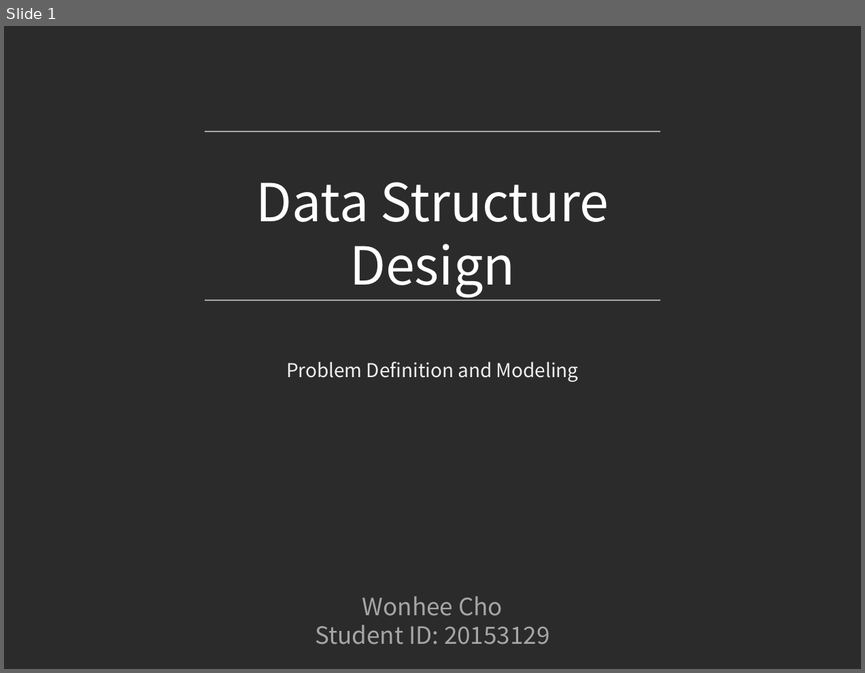
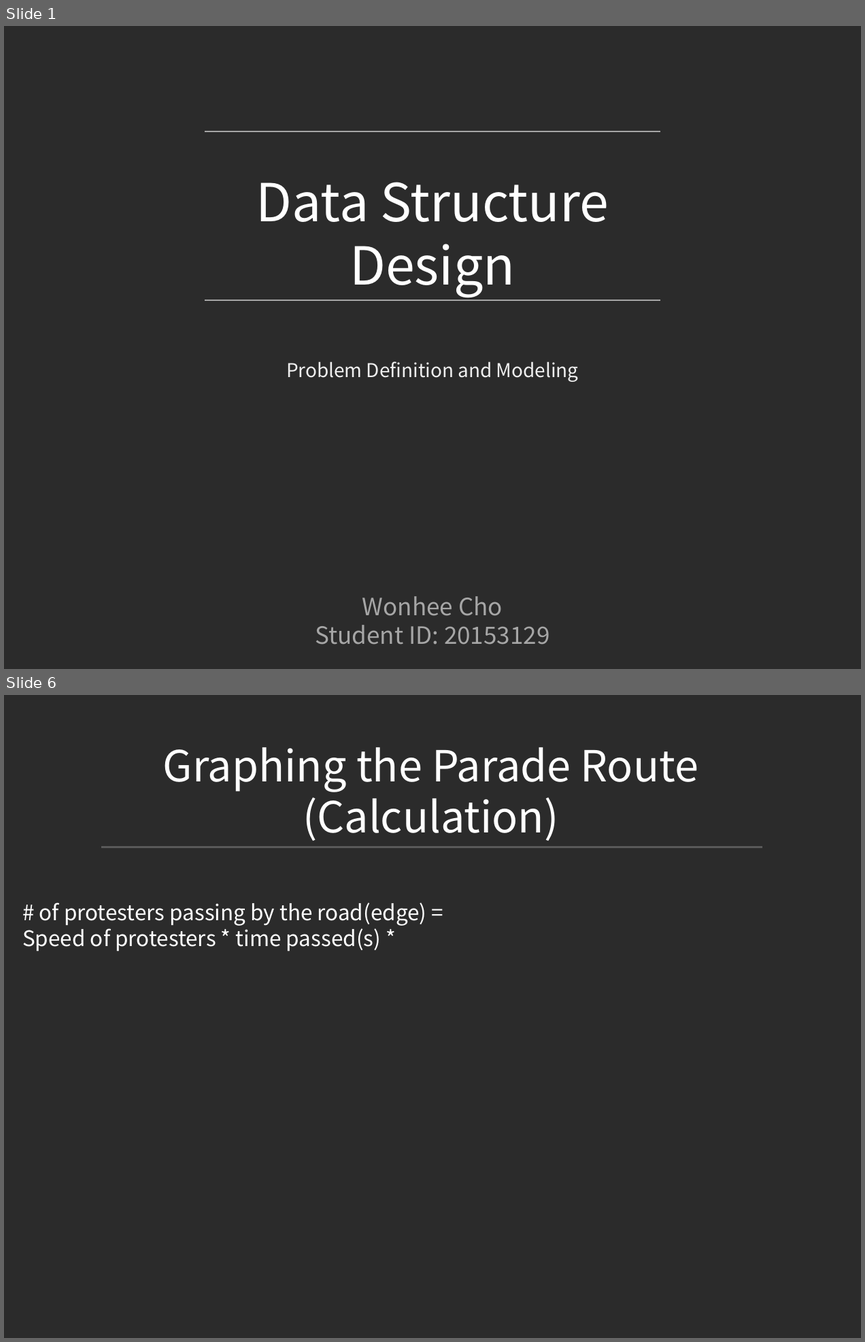
Before and after one commit to jowoni/Data-Structure-Design, a slide deck: Dynamic Graphs/Dynamic Graphs.pptx. Shown one above the other, each under a label of ours: slide 1 before the commit, slides 1 and 6 after it; the slides between them are not shown. The pictures are 865x673 and 865x1342 pixels, drawn with LibreOffice and Linux fonts; fonts in the diff are those of the drawing; background and template pictures are left out; a plain dark background stands for a picture behind light text. Boxes give left, top, right and bottom in pixels: in the first picture for what was removed or moved away, otherwise in the second. Text is boxed around its words. In the diff, an @@ line names an element or a change of style, - is before the commit and + after.

```diff
--- a/Dynamic Graphs/Dynamic Graphs.pptx
+++ b/Dynamic Graphs/Dynamic Graphs.pptx
@@ slide 6 added at bbox=[4, 695, 861, 1338], background picture (left out) @@
@@ text added at bbox=[163, 747, 698, 841], 36 pt, text #FFFFFF @@
+Graphing the Parade Route
+(Calculation)
@@ line added from (102, 847) to (762, 847), #595959 2 pt @@
@@ text added at bbox=[22, 902, 427, 951], 18 pt, text #FFFFFF @@
+# of protesters passing by the road(edge) =
+Speed of protesters * time passed(s) *
```
Also in this commit, not shown: 3 slides changed, 2 other slides added, 8 slides removed, 1 other file.
